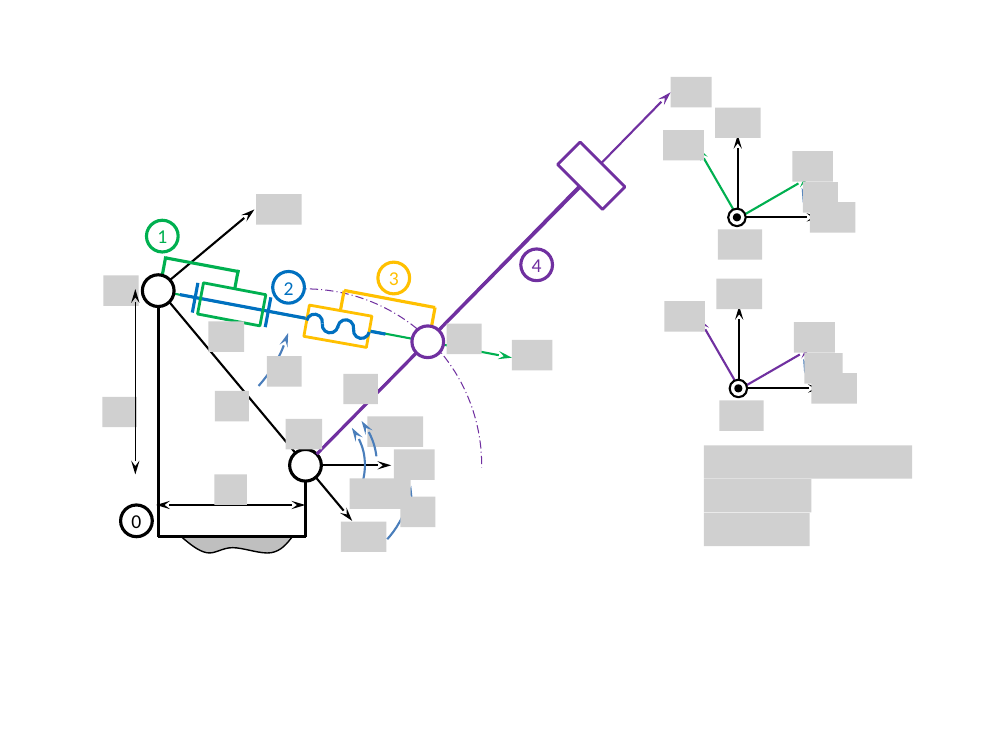
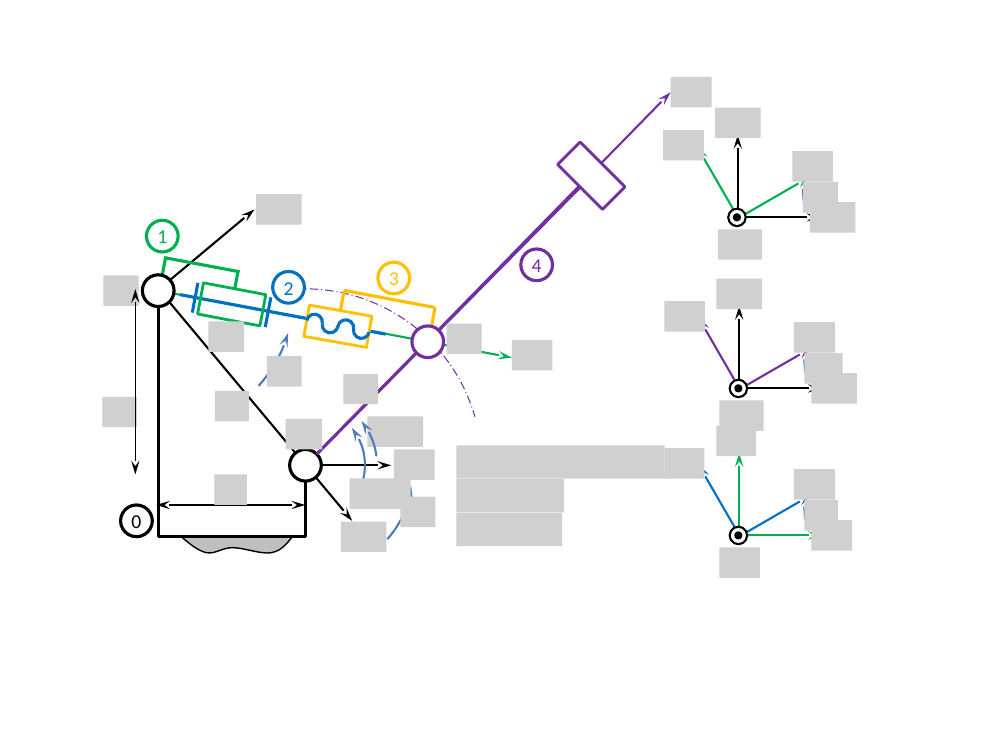
Before and after one commit to xpessoles/TP_Documents_PSI, a slide deck: slide 1 of 11_Maxpid/EtudeMaxpid/images/Figures.pptx. Drawn at 1008x756 pixels with LibreOffice and Linux fonts; fonts in the diff are those of the drawing; grey boxes stand for pictures. Boxes give left, top, right and bottom in pixels: in the first picture for what was removed or moved away, otherwise in the second. Text is boxed around its words. In the diff, an @@ line names an element or a change of style, - is before the commit and + after.

```diff
--- a/11_Maxpid/EtudeMaxpid/images/Figures.pptx
+++ b/11_Maxpid/EtudeMaxpid/images/Figures.pptx
@@ arc (boxed as its full ellipse) at [129,289,482,642]: proportions changed @@
@@ picture added at [457,446,665,479] @@
@@ picture removed at [704,446,912,479] @@
@@ picture added at [457,479,564,512] @@
@@ picture removed at [704,479,811,512] @@
@@ picture added at [457,513,562,546] @@
@@ picture removed at [704,513,809,546] @@
@@ group added at [664,425,853,610]: 6 pictures, 4 arrows, 2 ellipses, 1 arc (boxed as its full ellipse) @@
```
Also in this commit, not shown: 1 other slide changed, 1 slide added, 1 other file.
